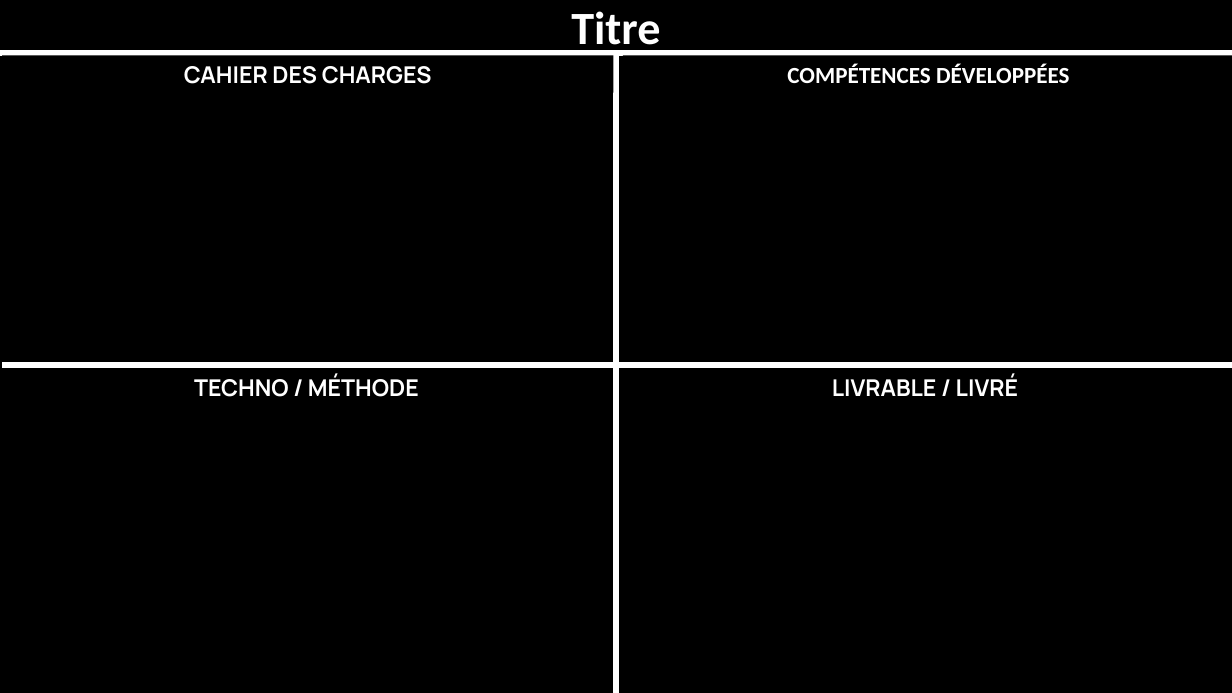
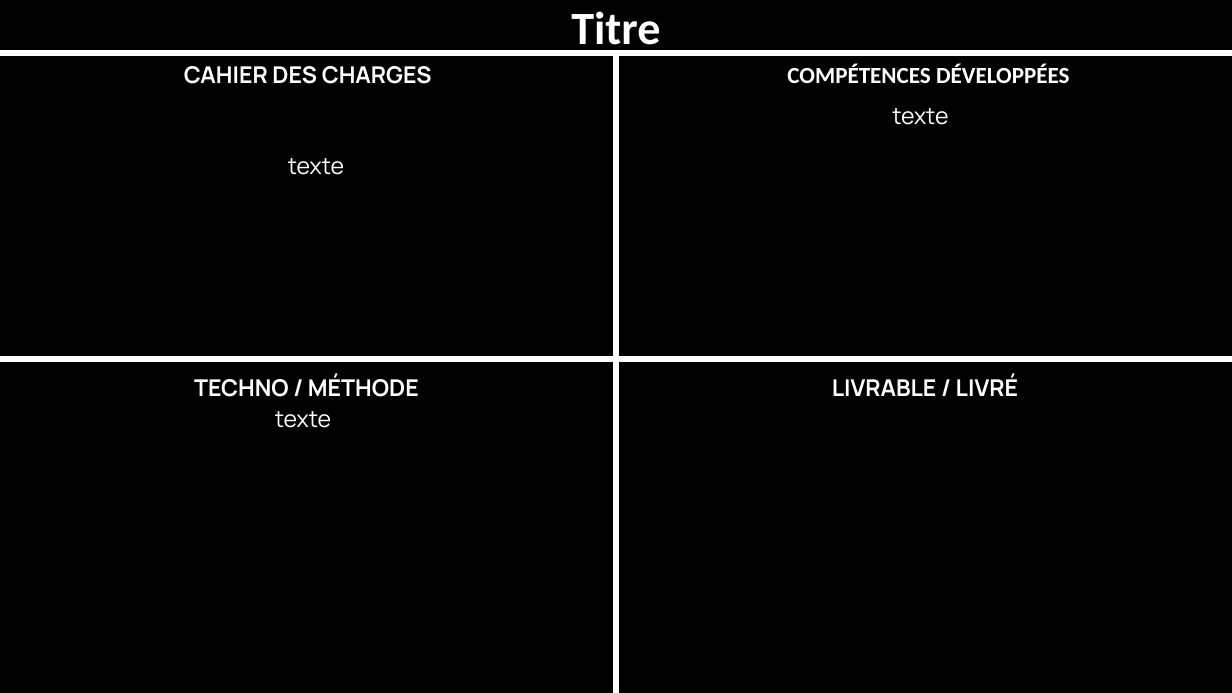
Before and after one commit to EdouardSence/portfolio, a slide deck: slide 1 of RETEX/template.pptx. Drawn at 1232x693 pixels with LibreOffice and Linux fonts; fonts in the diff are those of the drawing. Boxes give left, top, right and bottom in pixels: in the first picture for what was removed or moved away, otherwise in the second. Text is boxed around its words. In the diff, an @@ line names an element or a change of style, - is before the commit and + after.

```diff
--- a/RETEX/template.pptx
+++ b/RETEX/template.pptx
@@ text added at (892,108,948,125), 18 pt, text #FFFFFF @@
+texte
@@ text added at (288,158,344,175), 18 pt, text #FFFFFF @@
+texte
@@ rectangle: place and size @@
-rectangle at (2,362,1232,367)
+rectangle at (0,357,1232,361)
@@ text "TECHNO / MÉTHODE": place and size @@
-text "TECHNO / MÉTHODE" at (1,369,613,406)
+text "TECHNO / MÉTHODE" at (194,374,419,397)
@@ text "TECHNO / MÉTHODE" at (194,374,419,397): fill #000000 to none @@
@@ text "LIVRABLE / LIVRÉ": place and size @@
-text "LIVRABLE / LIVRÉ" at (619,370,1231,407)
+text "LIVRABLE / LIVRÉ" at (832,375,1018,396)
@@ text "LIVRABLE / LIVRÉ" at (832,375,1018,396): fill #000000 to none @@
@@ text added at (275,411,331,428), 18 pt, text #FFFFFF @@
+texte
```
Also in this commit, not shown: 8 other files.
